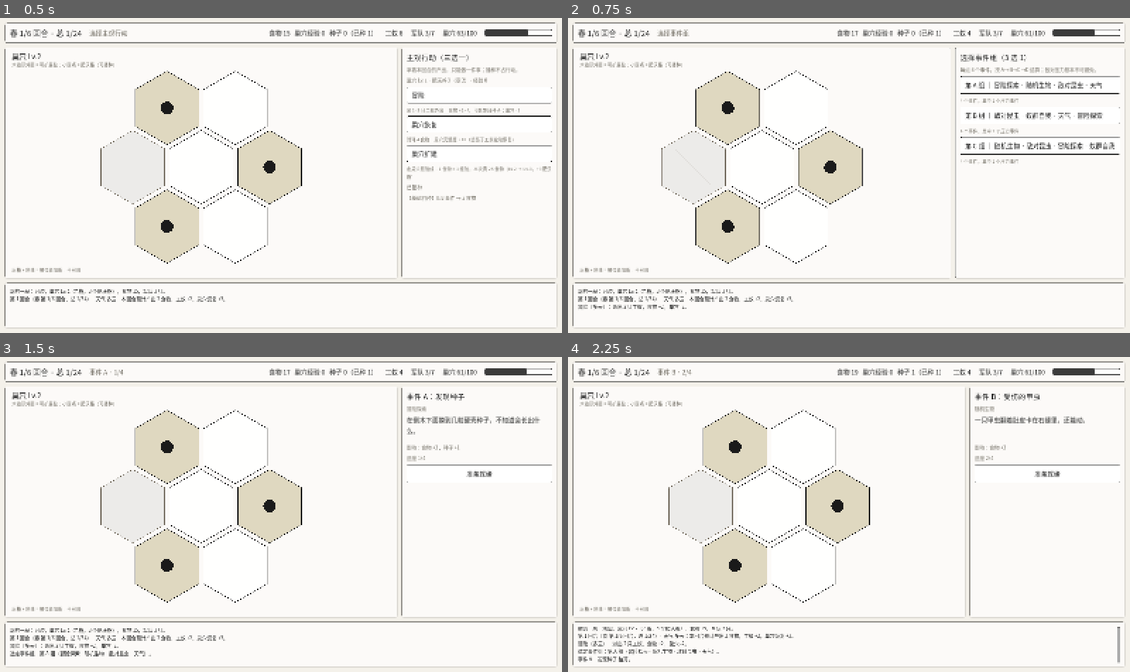
Above: before the commit, frames 1-4 (two rows, left to right).
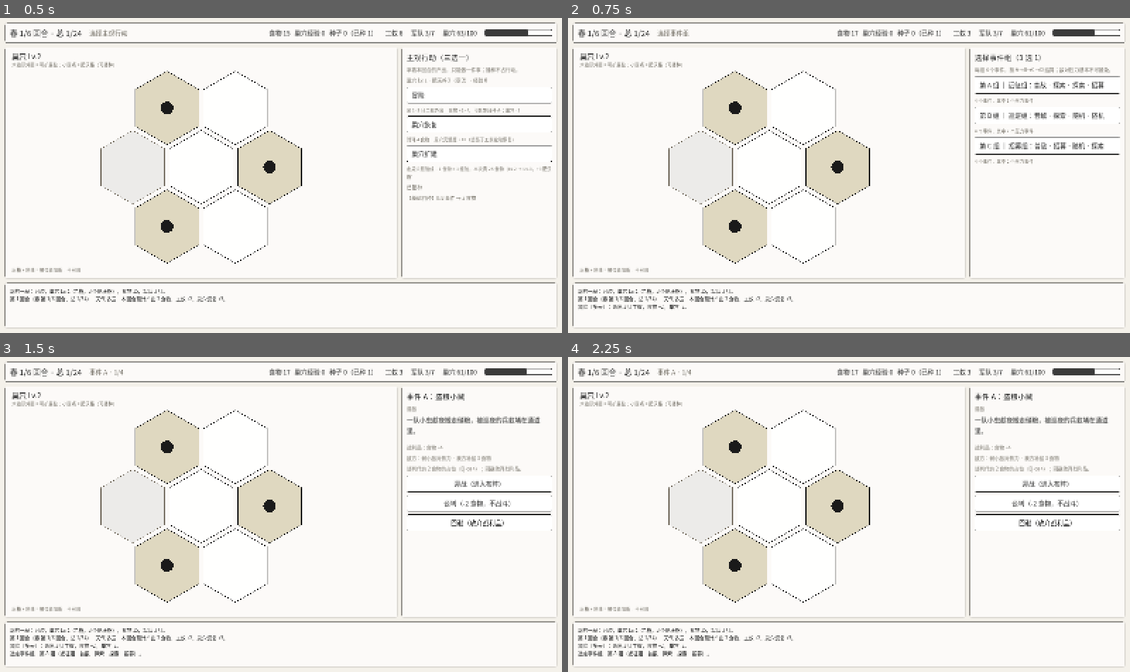
Above: after the commit, the same moments.

Repository: 2932238802/Hector
Game: Godot game, scene res://scenes/main.tscn
The game is run twice, just before and just after one commit, with the same random seed, the same clock (stepped at 60 frames per second) and the same inputs.
Inputs (mouse positions are in pixels of both pictures, inside the frame that each line leads up to):
- Up to frame 1 (0.5 s): no input
- Up to frame 2 (0.75 s): click "冒险" at 0.5 s
- Up to frame 3 (1.5 s): click (472, 423) at 1.25 s, where only the run before the commit has a clickable "第 A 组 ｜ 冒险探索 · 随机生物 · 敌对昆虫 · …"
- Up to frame 4 (2.25 s): click (1045, 473) at 2 s, where only the run before the commit has a clickable "准备就绪"

Frame 1 is identical in both runs. In frame 2, 5.4% of the frame differs, in the area x 10-98%, y 4-92%; in frame 3, 2.0%; in frame 4, 3.3%.

Commit message:
[feat] M5 事件 v2：6 类 6 模板 / 季节权重 / 迎战-谈判-回避

Diff:
--- /dev/null
+++ b/data/event_templates.json
@@ -0,0 +1,16 @@
+{
+  "templates": [
+    { "id": "patrol", "name": "巡逻组", "slots": ["enemy_weak", "explore", "random", "random"], "crisis": false, "relic": false },
+    { "id": "expedition", "name": "远征组", "slots": ["enemy_weak", "explore", "explore", "recruit"], "crisis": false, "relic": false },
+    { "id": "elite", "name": "强敌组", "slots": ["enemy_strong", "explore", "random", "relic"], "crisis": false, "relic": true },
+    { "id": "crisis", "name": "危机组", "slots": ["enemy_weak", "enemy_strong", "random", "explore"], "crisis": true, "relic": false },
+    { "id": "relic", "name": "遗迹组", "slots": ["enemy_weak", "relic", "explore", "random"], "crisis": false, "relic": true },
+    { "id": "recruit", "name": "招募组", "slots": ["enemy_weak", "recruit", "random", "explore"], "crisis": false, "relic": false }
+  ],
+  "season_weights": {
+    "0": { "patrol": 35, "expedition": 20, "elite": 15, "crisis": 10, "relic": 10, "recruit": 10 },
+    "1": { "patrol": 25, "expedition": 35, "elite": 5, "crisis": 5, "relic": 10, "recruit": 20 },
+    "2": { "patrol": 30, "expedition": 20, "elite": 10, "crisis": 5, "relic": 20, "recruit": 15 },
+    "3": { "patrol": 25, "expedition": 10, "elite": 30, "crisis": 20, "relic": 10, "recruit": 5 }
+  }
+}
--- a/data/events.json
+++ b/data/events.json
@@ -1,9 +1,9 @@
 {
-  "categories": ["enemy", "self", "creature", "explore", "weather"],
+  "categories": ["enemy_weak", "enemy_strong", "explore", "random", "recruit", "relic"],
   "events": [
     {
       "id": "enemy_raid",
-      "category": "enemy",
+      "category": "enemy_weak",
       "pressure": true,
       "title": "宿敌来袭",
       "text": "邻巢的兵蚁沿着旧路摸到入口，前排已经顶了上来。",
@@ -12,7 +12,7 @@
     },
     {
       "id": "enemy_scout",
-      "category": "enemy",
+      "category": "enemy_weak",
       "pressure": true,
       "title": "侦察兵试探",
       "text": "几只敌巢侦察蚁在洞口打转，试探防守的空隙。",
@@ -20,8 +20,26 @@
       "effects": { "food": 2 }
     },
     {
+      "id": "enemy_thief",
+      "category": "enemy_weak",
+      "pressure": true,
+      "title": "盗粮小贼",
+      "text": "一队小虫趁夜搬走储粮，被巡夜的兵蚁堵在通道里。",
+      "battle": "weak",
+      "effects": { "food": 4 }
+    },
+    {
+      "id": "enemy_beetle",
+      "category": "enemy_weak",
+      "pressure": true,
+      "title": "甲虫冲撞",
+      "text": "铁壳甲虫低头撞向巢口，震得土壁直掉渣。",
+      "battle": "weak",
+      "effects": { "food": 2, "health": -1 }
+    },
+    {
       "id": "enemy_swarm",
-      "category": "enemy",
+      "category": "enemy_strong",
       "pressure": true,
       "title": "虫群压境",
       "text": "黑压压的一片从草丛里涌过来，这一次不是试探。",
@@ -29,25 +47,34 @@
       "effects": { "food": 5 }
     },
     {
+      "id": "enemy_siege",
+      "category": "enemy_strong",
+      "pressure": true,
+      "title": "蚁群围攻",
+      "text": "对方带来了工兵，正沿着巢壁挖开第二个入口。",
+      "battle": "strong",
+      "effects": { "food": 6 }
+    },
+    {
       "id": "self_brood",
-      "category": "self",
+      "category": "recruit",
       "pressure": false,
       "title": "扩建育婴室",
-      "text": "多余的幼虫被移到新挖的腔室，工蚁的数量涨了一截。",
+      "text": "多余的幼虫被移到新挖的腔室，可以挑一个新兵。",
       "recruit": true,
       "effects": { "workers": 2 }
     },
     {
       "id": "self_tunnel",
-      "category": "self",
+      "category": "random",
       "pressure": false,
       "title": "掘进新通道",
-      "text": "工蚁在侧壁挖出一条斜井，碎石堆在洞口。",
+      "text": "工蚁在侧壁挖出一条斜井，翻出一些能吃的碎屑。",
       "effects": { "food": 3 }
     },
     {
       "id": "self_trade",
-      "category": "self",
+      "category": "random",
       "pressure": false,
       "title": "内部调剂",
       "text": "把储粮重新分配了一遍，省下一些，也翻出一些。",
@@ -55,7 +82,7 @@
     },
     {
       "id": "creature_beetle",
-      "category": "creature",
+      "category": "random",
       "pressure": false,
       "title": "受伤的甲虫",
       "text": "一只甲虫翻着肚皮卡在石缝里，还能动。",
@@ -63,7 +90,7 @@
     },
     {
       "id": "creature_parasite",
-      "category": "creature",
+      "category": "random",
       "pressure": true,
       "title": "寄生虫侵入",
       "text": "几只工蚁开始不受控制地打转，身上挂着细线。",
@@ -71,11 +98,35 @@
     },
     {
       "id": "creature_fungus",
-      "category": "creature",
+      "category": "random",
       "pressure": false,
       "title": "共生菌圃",
       "text": "墙角长出一片白霉，闻起来是能用的东西。",
       "effects": { "seed": "heal_fungus", "food": 1 }
+    },
+    {
+      "id": "weather_rain",
+      "category": "random",
+      "pressure": true,
+      "title": "连阴雨",
+      "text": "雨水顺着入口灌进来，巢壁一直在渗水。",
+      "effects": { "health": -2, "food": -2 }
+    },
+    {
+      "id": "weather_drought",
+      "category": "random",
+      "pressure": true,
+      "title": "干旱",
+      "text": "表层土干得发硬，采集队空着手回来。",
+      "effects": { "food": -4 }
+    },
+    {
+      "id": "weather_clear",
+      "category": "random",
+      "pressure": false,
+      "title": "晴好天气",
+      "text": "日头正好，采集队来回跑得很快。",
+      "effects": { "food": 2 }
     },
     {
       "id": "explore_seed",
@@ -102,28 +153,28 @@
       "effects": { "food": 5 }
     },
     {
-      "id": "weather_rain",
-      "category": "weather",
-      "pressure": true,
-      "title": "连阴雨",
-      "text": "雨水顺着入口灌进来，巢壁一直在渗水。",
-      "effects": { "health": -2, "food": -2 }
+      "id": "explore_tunnel",
+      "category": "explore",
+      "pressure": false,
+      "title": "旧隧道",
+      "text": "一条被弃用的旧通道通向外面，沿路散着干粮。",
+      "effects": { "food": 3, "seed": true }
     },
     {
-      "id": "weather_drought",
-      "category": "weather",
-      "pressure": true,
-      "title": "干旱",
-      "text": "表层土干得发硬，采集队空着手回来。",
-      "effects": { "food": -4 }
+      "id": "relic_stone",
+      "category": "relic",
+      "pressure": false,
+      "title": "刻纹石板",
+      "text": "一块带刻纹的石板埋在巢底，下面压着干燥的储粮。",
+      "effects": { "food": 4, "health": -2 }
     },
     {
-      "id": "weather_clear",
-      "category": "weather",
+      "id": "relic_amber",
+      "category": "relic",
       "pressure": false,
-      "title": "晴好天气",
-      "text": "日头正好，采集队来回跑得很快。",
-      "effects": { "food": 2 }
+      "title": "琥珀碎屑",
+      "text": "土壁里嵌着几粒琥珀碎屑，旁边还有一颗完整的种子。",
+      "effects": { "food": 2, "seed": true }
     }
   ]
 }
--- a/scripts/core/event_pool.gd
+++ b/scripts/core/event_pool.gd
@@ -1,55 +1,36 @@
 class_name EventPool
 extends RefCounted
-## 事件组生成：每回合 N 个事件组，每组 4 个事件、类别不重复、至少 1 个压力事件。
-## 规则来源：doc/02-systems/events.md 第 4 节。
+## 事件组生成 v2：6 套模板、每组 4 个事件、至少 1 个敌对势力、本轮模板不重复。
+## 规则来源：doc/02-systems/events.md 第 4–5 节（Q-082 / Q-056）。
 
 const GROUP_SIZE := 4
 
 const CATEGORY_NAMES := {
-	"enemy": "敌对昆虫",
-	"self": "蚁群自我",
-	"creature": "随机生物",
-	"explore": "冒险探索",
-	"weather": "天气",
+	"enemy_weak": "普敌",
+	"enemy_strong": "强敌",
+	"explore": "探索",
+	"random": "随机",
+	"recruit": "招募",
+	"relic": "遗迹",
 }
 
-
-static func build_groups(rng: RandomNumberGenerator, data: Dictionary, count: int, season: int) -> Array:
-	var groups: Array = []
-	for i in count:
-		groups.append(build_one(rng, data, season))
-	return groups
+const ENEMY_CATEGORIES := ["enemy_weak", "enemy_strong"]
 
 
-static func build_one(rng: RandomNumberGenerator, data: Dictionary, season: int) -> Dictionary:
-	var by_category := {}
-	for event in data.get("events", []):
-		var category: String = str(event.get("category", ""))
-		var bucket: Array = by_category.get(category, [])
-		bucket.append(event)
-		by_category[category] = bucket
-
-	var categories: Array = data.get("categories", []).duplicate()
-	shuffle(rng, categories)
-	categories = categories.slice(0, mini(GROUP_SIZE, categories.size()))
-
-	var picked: Array = []
-	for category in categories:
-		picked.append(_pick_for_season(rng, by_category.get(category, []), season))
-
-	if not _has_pressure(picked):
-		_force_pressure(rng, picked, by_category)
-
-	var pressure_count := 0
-	for event in picked:
-		if bool(event.get("pressure", false)):
-			pressure_count += 1
-
-	return {
-		"categories": categories,
-		"events": picked,
-		"pressure": pressure_count,
-	}
+static func build_groups(
+	rng: RandomNumberGenerator,
+	data: Dictionary,
+	templates_data: Dictionary,
+	count: int,
+	season: int
+) -> Array:
+	var by_category := _bucket_events(data)
+	var templates := _pick_templates(rng, templates_data, count, season)
+	var groups: Array = []
+	var used_event_ids := {}
+	for template in templates:
+		groups.append(_build_group(rng, template, by_category, season, used_event_ids))
+	return groups
 
 
 static func group_title(index: int) -> String:
@@ -60,40 +41,8 @@
 	var names: Array[String] = []
 	for category in group.get("categories", []):
 		names.append(str(CATEGORY_NAMES.get(category, category)))
-	return " · ".join(names)
-
-
-static func _pick_for_season(rng: RandomNumberGenerator, pool: Array, season: int) -> Dictionary:
-	var candidates: Array = []
-	for event in pool:
-		var event_season := int(event.get("season", -1))
-		if event_season == -1 or event_season == season:
-			candidates.append(event)
-	if candidates.is_empty():
-		candidates = pool
-	if candidates.is_empty():
-		return {}
-	return candidates[rng.randi_range(0, candidates.size() - 1)]
-
-
-static func _has_pressure(picked: Array) -> bool:
-	for event in picked:
-		if bool(event.get("pressure", false)):
-			return true
-	return false
-
-
-static func _force_pressure(rng: RandomNumberGenerator, picked: Array, by_category: Dictionary) -> void:
-	for i in picked.size():
-		var category: String = str(picked[i].get("category", ""))
-		var pool: Array = by_category.get(category, [])
-		var options: Array = []
-		for event in pool:
-			if bool(event.get("pressure", false)):
-				options.append(event)
-		if not options.is_empty():
-			picked[i] = options[rng.randi_range(0, options.size() - 1)]
-			return
+	var template := str(group.get("name", "事件组"))
+	return "%s：%s" % [template, " · ".join(names)]
 
 
 static func shuffle(rng: RandomNumberGenerator, items: Array) -> void:
@@ -102,3 +51,146 @@
 		var tmp = items[i]
 		items[i] = items[j]
 		items[j] = tmp
+
+
+static func _bucket_events(data: Dictionary) -> Dictionary:
+	var by_category := {}
+	for event in data.get("events", []):
+		var category := str(event.get("category", ""))
+		if not by_category.has(category):
+			by_category[category] = []
+		by_category[category].append(event)
+	return by_category
+
+
+static func _pick_templates(
+	rng: RandomNumberGenerator,
+	templates_data: Dictionary,
+	count: int,
+	season: int
+) -> Array:
+	var templates: Array = templates_data.get("templates", [])
+	var weights: Dictionary = templates_data.get("season_weights", {}).get(str(season), {})
+	var picked: Array = []
+	var used := {}
+	var crisis_count := 0
+	var relic_count := 0
+	var guard := 0
+
+	while picked.size() < count and guard < 200:
+		guard += 1
+		var pool: Array = []
+		for template in templates:
+			var id := str(template.get("id", ""))
+			if used.has(id):
+				continue
+			if bool(template.get("crisis", false)) and crisis_count >= 1:
+				continue
+			if bool(template.get("relic", false)) and relic_count >= 1:
+				continue
+			pool.append(template)
+		# 退化：先放宽遗迹上限，再放宽危机上限。
+		if pool.is_empty():
+			for template in templates:
+				if used.has(str(template.get("id", ""))):
+					continue
+				if bool(template.get("crisis", false)) and crisis_count >= 2:
+					continue
+				pool.append(template)
+		if pool.is_empty():
+			break
+		var template := _weighted_pick(rng, pool, weights)
+		var tid := str(template.get("id", ""))
+		used[tid] = true
+		if bool(template.get("crisis", false)):
+			crisis_count += 1
+		if bool(template.get("relic", false)):
+			relic_count += 1
+		picked.append(template)
+	return picked
+
+
+static func _weighted_pick(rng: RandomNumberGenerator, pool: Array, weights: Dictionary) -> Dictionary:
+	var total := 0
+	for template in pool:
+		total += int(weights.get(str(template.get("id", "")), 1))
+	if total <= 0:
+		return pool[rng.randi_range(0, pool.size() - 1)]
+	var roll := rng.randi_range(1, total)
+	var acc := 0
+	for template in pool:
+		acc += int(weights.get(str(template.get("id", "")), 1))
+		if roll <= acc:
+			return template
+	return pool[pool.size() - 1]
+
+
+static func _build_group(
+	rng: RandomNumberGenerator,
+	template: Dictionary,
+	by_category: Dictionary,
+	season: int,
+	used_event_ids: Dictionary
+) -> Dictionary:
+	var categories: Array = []
+	var events: Array = []
+	for category in template.get("slots", []):
+		var cid := str(category)
+		categories.append(cid)
+		var event := _pick_event(rng, by_category.get(cid, []), season, used_event_ids)
+		if event.is_empty():
+			event = _pick_event(rng, by_category.get("random", []), season, used_event_ids)
+		events.append(event)
+
+	# 硬规则：每组至少 1 个敌对势力。模板本身已保证，这里做兜底。
+	if not _has_enemy(events):
+		var fallback := _pick_event(rng, by_category.get("enemy_weak", []), season, used_event_ids)
+		if not fallback.is_empty():
+			events[0] = fallback
+			categories[0] = "enemy_weak"
+
+	var pressure := 0
+	for event in events:
+		if bool(event.get("pressure", false)):
+			pressure += 1
+
+	return {
+		"template": str(template.get("id", "")),
+		"name": str(template.get("name", "事件组")),
+		"slots": template.get("slots", []),
+		"categories": categories,
+		"events": events,
+		"pressure": pressure,
+	}
+
+
+static func _pick_event(
+	rng: RandomNumberGenerator,
+	pool: Array,
+	season: int,
+	used_event_ids: Dictionary
+) -> Dictionary:
+	var fresh: Array = []
+	var seasonal: Array = []
+	for event in pool:
+		var event_season := int(event.get("season", -1))
+		if event_season != -1 and event_season != season:
+			continue
+		seasonal.append(event)
+		if not used_event_ids.has(str(event.get("id", ""))):
+			fresh.append(event)
+	var candidates: Array = fresh if not fresh.is_empty() else seasonal
+	if candidates.is_empty():
+		candidates = pool
+	if candidates.is_empty():
+		return {}
+	var picked: Dictionary = candidates[rng.randi_range(0, candidates.size() - 1)]
+	used_event_ids[str(picked.get("id", ""))] = true
+	return picked
+
+
+static func _has_enemy(events: Array) -> bool:
+	for event in events:
+		if ENEMY_CATEGORIES.has(str(event.get("category", ""))):
+			return true
+	return false
--- a/scripts/core/game_state.gd
+++ b/scripts/core/game_state.gd
@@ -18,6 +18,7 @@
 
 var balance: Dictionary = {}
 var event_data: Dictionary = {}
+var event_templates_data: Dictionary = {}
 var units_data: Dictionary = {}
 var enemies_data: Dictionary = {}
 var seeds_data: Dictionary = {}
@@ -57,6 +58,7 @@
 func _init(p_seed: int = 0) -> void:
 	balance = _load_json("res://data/balance.json")
 	event_data = _load_json("res://data/events.json")
+	event_templates_data = _load_json("res://data/event_templates.json")
 	units_data = _load_json("res://data/units.json")
 	enemies_data = _load_json("res://data/enemies.json")
 	seeds_data = _load_json("res://data/seeds.json")
@@ -122,7 +124,7 @@
 	health = minf(max_health(), health + heal_amount)
 
 	groups = EventPoolScript.build_groups(
-		rng, event_data, int(balance["event_groups_per_turn"]), season
+		rng, event_data, event_templates_data, int(balance["event_groups_per_turn"]), season
 	)
 	event_index = 0
 	active_group = {}
@@ -186,13 +188,46 @@
 		return false
 
 	if event.has("battle"):
-		_open_deploy(event)
-		changed.emit()
-		return true
+		_add_log("敌对遭遇：选择「迎战」「谈判」或「回避」。")
+		changed.emit()
+		return false
 
 	_resolve_event(event)
 	changed.emit()
 	return true
+
+
+func choose_encounter(option: String) -> bool:
+	if phase != Phase.EVENT:
+		return false
+	var event := current_event()
+	if event.is_empty() or not event.has("battle"):
+		return false
+	match option:
+		"fight":
+			_open_deploy(event)
+			changed.emit()
+			return true
+		"talk":
+			# 谈判代价为占位：Q-084 未定具体食物数。
+			var cost := 2
+			if int(resources["food"]) < cost:
+				_add_log("食物不足 %d，无法谈判。" % cost)
+				changed.emit()
+				return false
+			resources["food"] = int(resources["food"]) - cost
+			_add_log("谈判：支付 %d 食物，避开战斗（代价为占位，Q-084）。" % cost)
+			_tick_planted()
+			_advance_event()
+			changed.emit()
+			return true
+		"avoid":
+			_add_log("回避：绕开这场战斗，放弃战利品。")
+			_tick_planted()
+			_advance_event()
+			changed.emit()
+			return true
+	return false
 
 
 # ---------------------------------------------------------------------------
--- a/scripts/ui/main.gd
+++ b/scripts/ui/main.gd
@@ -31,12 +31,18 @@
 	_maybe_capture()
 
 
-## 开发用：-- --demo-deploy / --demo-battle / --demo-recruit 直接进入布阵 / 战斗 / 招募。
+## 开发用：-- --demo-event / --demo-deploy / --demo-battle / --demo-recruit 直达对应界面。
 func _maybe_demo() -> void:
 	var args := OS.get_cmdline_user_args()
-	if not ("--demo-deploy" in args or "--demo-battle" in args or "--demo-recruit" in args):
+	if not (
+		"--demo-deploy" in args
+		or "--demo-battle" in args
+		or "--demo-recruit" in args
+		or "--demo-event" in args
+	):
 		return
 	var is_recruit := "--demo-recruit" in args
+	var show_event := "--demo-event" in args
 	var demo_event := {
 		"id": "demo_battle" if not is_recruit else "demo_recruit",
 		"category": "self" if is_recruit else "enemy",
@@ -56,7 +62,10 @@
 	}
 	game.event_index = 0
 	game.phase = GameStateScript.Phase.EVENT
-	game.ready_up()
+	if is_recruit:
+		game.ready_up()
+	elif not show_event:
+		game.choose_encounter("fight")
 	if "--demo-battle" in args:
 		game.start_battle()
 
@@ -434,14 +443,32 @@
 		side_box.add_child(_hint("敌方：%s · 我方补给 %d 食物" % [
 			game.battle_tier_name(str(event["battle"])), game.army_supply()
 		]))
+		side_box.add_child(_hint("谈判代价 2 食物为占位（Q-084）；回避放弃战利品。"))
+		var fight_button := Button.new()
+		fight_button.text = "迎战（进入布阵）"
+		fight_button.custom_minimum_size = Vector2(0, 48)
+		fight_button.pressed.connect(_on_encounter.bind("fight"))
+		side_box.add_child(fight_button)
+
+		var talk_button := Button.new()
+		talk_button.text = "谈判（-2 食物，不战斗）"
+		talk_button.custom_minimum_size = Vector2(0, 44)
+		talk_button.disabled = int(game.resources["food"]) < 2
+		talk_button.pressed.connect(_on_encounter.bind("talk"))
+		side_box.add_child(talk_button)
+
+		var avoid_button := Button.new()
+		avoid_button.text = "回避（放弃战利品）"
+		avoid_button.custom_minimum_size = Vector2(0, 44)
+		avoid_button.pressed.connect(_on_encounter.bind("avoid"))
+		side_box.add_child(avoid_button)
 	else:
 		side_box.add_child(_hint("进度 %d/4" % (game.event_index + 1)))
-
-	var button := Button.new()
-	button.text = "布阵迎战" if is_battle else "准备就绪"
-	button.custom_minimum_size = Vector2(0, 52)
-	button.pressed.connect(_on_ready_up)
-	side_box.add_child(button)
+		var button := Button.new()
+		button.text = "准备就绪"
+		button.custom_minimum_size = Vector2(0, 52)
+		button.pressed.connect(_on_ready_up)
+		side_box.add_child(button)
 
 
 func _build_deploy() -> void:
@@ -693,6 +720,10 @@
 	game.avoid_battle()
 
 
+func _on_encounter(option: String) -> void:
+	game.choose_encounter(option)
+
+
 func _on_plant(seed_id: String) -> void:
 	game.plant_seed(seed_id)
 
--- a/tests/smoke_test.gd
+++ b/tests/smoke_test.gd
@@ -22,6 +22,7 @@
 	_test_target_rules()
 	_test_final_ruling()
 	_test_battle_defeat()
+	_test_encounter_options()
 	_test_recruit()
 	_test_recruit_tiers()
 	_test_unit_pool()
@@ -145,17 +146,35 @@
 func _test_group_rules() -> void:
 	for game_index in 20:
 		var game = GameStateScript.new(2000 + game_index)
+		var templates := {}
+		var crisis := 0
+		var relic := 0
 		for group in game.groups:
 			var events: Array = group["events"]
 			check(events.size() == 4, "group has 4 events")
-			var categories := {}
+			var category_counts := {}
+			var enemy_count := 0
 			var pressure := 0
 			for event in events:
-				categories[event["category"]] = true
+				var category := str(event["category"])
+				category_counts[category] = int(category_counts.get(category, 0)) + 1
+				if category in ["enemy_weak", "enemy_strong"]:
+					enemy_count += 1
 				if bool(event["pressure"]):
 					pressure += 1
-			check(categories.size() == 4, "group categories are distinct")
+			check(enemy_count >= 1, "group has at least 1 enemy event")
 			check(pressure >= 1, "group has at least 1 pressure event")
+			for category in category_counts.keys():
+				check(int(category_counts[category]) <= 2, "no category appears 3 times")
+			templates[str(group.get("template", ""))] = true
+			if str(group.get("template", "")) == "crisis":
+				crisis += 1
+			if bool(group.get("slots", []).has("relic")):
+				relic += 1
+		check(game.groups.size() == 3, "3 groups per turn")
+		check(templates.size() == game.groups.size(), "templates are distinct within a turn")
+		check(crisis <= 1, "at most 1 crisis group per turn")
+		check(relic <= 1, "at most 1 relic group per turn")
 
 
 func _test_determinism() -> void:
@@ -186,7 +205,7 @@
 		"id": "weather_battle", "category": "enemy", "pressure": true,
 		"title": "雨天敌袭", "text": "", "battle": "weak", "effects": {},
 	})
-	battle_game.ready_up()
+	battle_game.choose_encounter("fight")
 	check(battle_game.phase == GameStateScript.Phase.DEPLOY, "rain battle enters DEPLOY")
 	check(battle_game.deploy_supply() == 5, "rain raises battle supply 3 -> 5")
 	var food_before := int(battle_game.resources["food"])
@@ -224,7 +243,7 @@
 	})
 	var food_before := int(game.resources["food"])
 	game.weather = "clear"
-	check(game.ready_up(), "ready_up opens deployment")
+	check(game.choose_encounter("fight"), "encounter fight opens deployment")
 	check(game.phase == GameStateScript.Phase.DEPLOY, "enters DEPLOY phase")
 	check(game.deploy_units.size() == 3, "all 3 units listed for deployment")
 	check(game.deployed_count() == 3, "all units deployed by default")
@@ -256,7 +275,7 @@
 		"id": "test_targets", "category": "enemy", "pressure": true,
 		"title": "前后排测试", "text": "", "battle": "strong", "effects": {"food": 5},
 	})
-	game.ready_up()
+	game.choose_encounter("fight")
 	game.start_battle()
 	check(game.phase == GameStateScript.Phase.BATTLE, "strong battle starts")
 	check(game.battle["enemies"]["front"].size() == 3, "strong tier front = 3")
@@ -274,7 +293,7 @@
 		"id": "test_ruling", "category": "enemy", "pressure": true,
 		"title": "僵局", "text": "", "battle": "strong", "effects": {"food": 5},
 	})
-	game.ready_up()
+	game.choose_encounter("fight")
 	game.start_battle()
 	var food_after_supply := int(game.resources["food"])
 	for row in ["front", "back"]:
@@ -304,13 +323,37 @@
 		"title": "必败战斗", "text": "", "battle": "strong", "effects": {"food": 5},
 	})
 	var health_before: float = game.health
-	game.ready_up()
+	game.choose_encounter("fight")
 	game.start_battle()
 	_auto_battle(game)
 
 	check(game.phase != GameStateScript.Phase.BATTLE, "defeat ends the battle")
 	check(is_equal_approx(game.health, maxf(0.0, health_before - 10.0)), "defeat costs 10 nest health")
 	check(game.army.size() == 1, "soldier returns after defeat")
+
+
+func _test_encounter_options() -> void:
+	var game = GameStateScript.new(560)
+	_force_single_event(game, {
+		"id": "test_talk", "category": "enemy_weak", "pressure": true,
+		"title": "谈判测试", "text": "", "battle": "weak", "effects": {"food": 3},
+	})
+	check(not game.ready_up(), "battle event requires an encounter choice")
+	var food_before := int(game.resources["food"])
+	check(game.choose_encounter("talk"), "talk resolves the encounter")
+	check(int(game.resources["food"]) == food_before - 2, "talk costs 2 food (placeholder)")
+	check(game.event_index == 1, "talk advances the event")
+	check(game.battle.is_empty(), "talk never starts a battle")
+
+	var avoid_game = GameStateScript.new(561)
+	_force_single_event(avoid_game, {
+		"id": "test_avoid", "category": "enemy_weak", "pressure": true,
+		"title": "回避测试", "text": "", "battle": "weak", "effects": {"food": 3},
+	})
+	var food_avoid := int(avoid_game.resources["food"])
+	check(avoid_game.choose_encounter("avoid"), "avoid resolves the encounter")
+	check(int(avoid_game.resources["food"]) == food_avoid, "avoid is free")
+	check(avoid_game.event_index == 1, "avoid advances the event")
 
 
 func _test_recruit() -> void:
@@ -435,7 +478,10 @@
 			GameStateScript.Phase.GROUP_SELECT:
 				game.choose_group(0)
 			GameStateScript.Phase.EVENT:
-				game.ready_up()
+				if game.current_event().has("battle"):
+					game.choose_encounter("fight")
+				else:
+					game.ready_up()
 			GameStateScript.Phase.DEPLOY:
 				if game.can_start_battle():
 					game.start_battle()
@@ -478,7 +524,10 @@
 	while guard < 500:
 		guard += 1
 		if game.phase == GameStateScript.Phase.EVENT:
-			game.ready_up()
+			if game.current_event().has("battle"):
+				game.choose_encounter("fight")
+			else:
+				game.ready_up()
 		elif game.phase == GameStateScript.Phase.DEPLOY:
 			if game.can_start_battle():
 				game.start_battle()
Not shown, changed: tech-notes/architecture.md
Not shown, changed: tech-notes/data-schema.md
